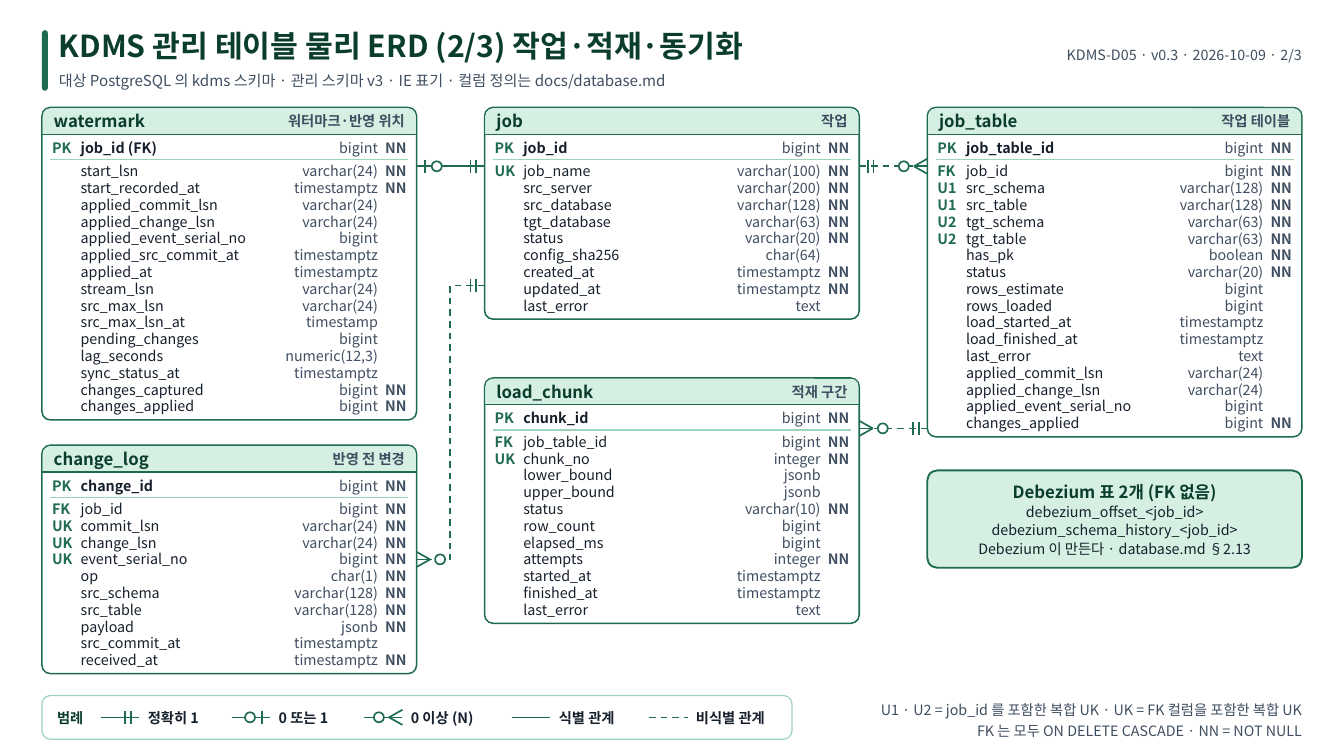
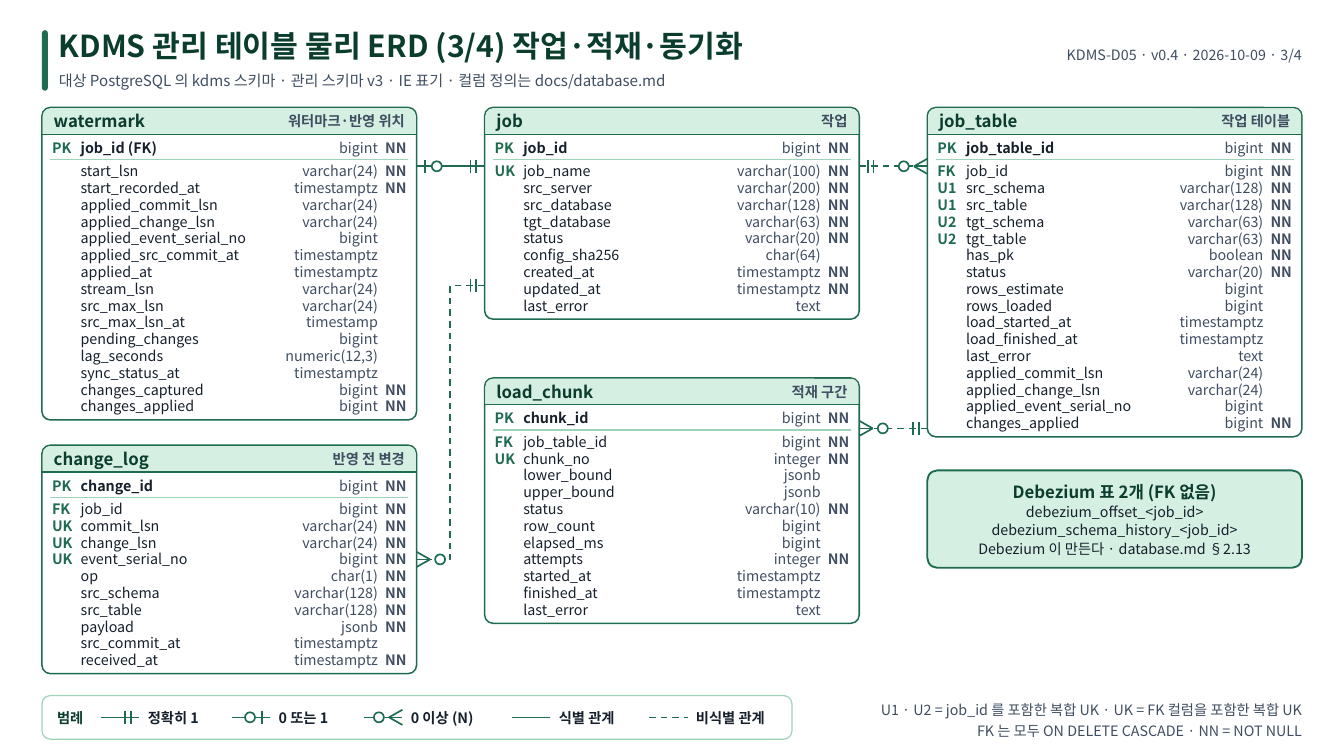
Before and after one commit to kodong75/KDMS, a slide deck: slide 3 of docs/design/dist/d05-erd.pptx (slide 2 before the commit). Drawn at 1344x756 pixels with LibreOffice and Linux fonts; fonts in the diff are those of the drawing. Boxes give left, top, right and bottom in pixels: in the first picture for what was removed or moved away, otherwise in the second. Text is boxed around its words. In the diff, an @@ line names an element or a change of style, - is before the commit and + after.

```diff
--- a/docs/design/dist/d05-erd.pptx
+++ b/docs/design/dist/d05-erd.pptx
@@ text at box(59, 31, 744, 63): text changed @@
-KDMS 관리 테이블 물리 ERD (2/3) 작업·적재·동기화
+KDMS 관리 테이블 물리 ERD (3/4) 작업·적재·동기화
@@ text at box(1067, 49, 1301, 63): text changed @@
-KDMS-D05 · v0.3 · 2026-10-09 · 2/3
+KDMS-D05 · v0.4 · 2026-10-09 · 3/4
```
Also in this commit, not shown: 2 other slides changed, 1 slide added, 14 other files.
